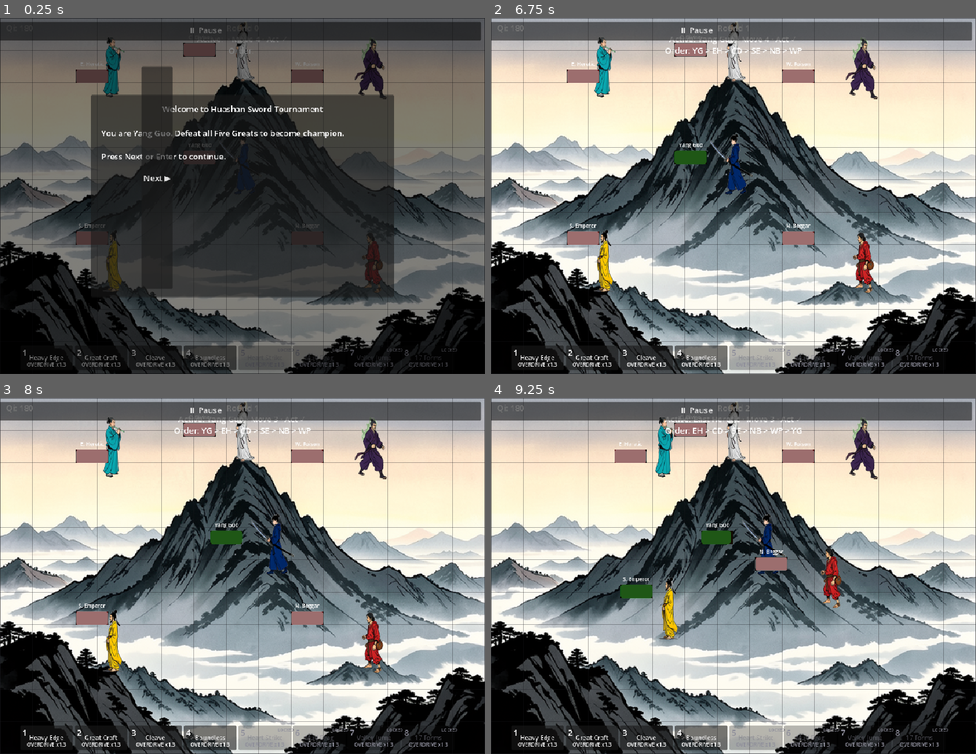
Above: before the commit, frames 1-4 (two rows, left to right).
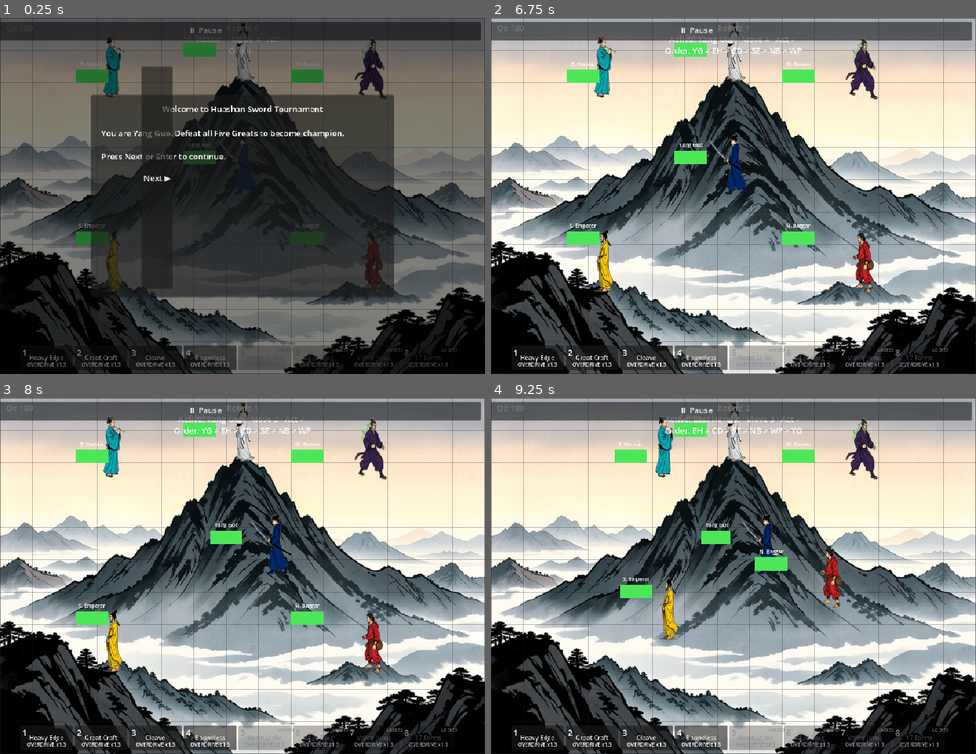
Above: after the commit, the same moments.

Repository: linxuhao/jinyong-heroes
Game: Godot game, scene res://scenes/main.tscn
Two runs of this game, one before a commit and one after it. Both use one fixed random seed, a clock stepped at 60 frames per second and the inputs below. Sound files missing from this copy of the repository are replaced by a short silence.
Inputs (mouse positions are in pixels of both pictures, inside the frame that each line leads up to):
- Up to frame 1 (0.25 s): no input
- Up to frame 2 (6.75 s): click "Next ▶" at 0.5 s; click "Next ▶" at 1.25 s; click "Heavy Edge" at 2 s; click "Great Craft" at 2.75 s; click "Cleave" at 3.5 s; click "Boundless" at 4.25 s; click "⏸ Pause" at 5 s; click "▶ Unpause" at 5.75 s; click "Skip Tutorial" at 6.5 s
- Up to frame 3 (8 s): tap Enter (tutorial_next) at 7.25 s; move the mouse to (349, 558) at 7.27 s; hold D (move_right) from 7.28 s (still down); hold J (basic_attack) from 7.28 s (still down); click (349, 558) at 7.42 s
- Up to frame 4 (9.25 s): release D (move_right) at 8 s; release J (basic_attack) at 8 s; tap Space (end_turn) at 8 s; drag from (636, 593) to (709, 647) at 8.02 s; move the mouse to (782, 497) at 8.77 s; hold D (move_right) from 8.78 s (still down); hold Enter (tutorial_next) from 8.78 s (still down)

The runs differ from the first frame. In frame 1, 0.9% of the frame differs, in the area x 15-67%, y 6-64%; in frame 2, 1.5%; in frame 3, 1.5%; in frame 4, 1.5%.

Commit message:
dpe_game/t_impl: fix_hp_bar_fill_and_label [jinyong-ux] (1 file(s))

Diff:
--- a/scripts/ui/health_bar.gd
+++ b/scripts/ui/health_bar.gd
@@ -1,6 +1,19 @@
 ## HealthBar — Floating health bar that follows a character's world position
 ## and displays HP with color-coded status (green/yellow/red).
 extends Control
+
+# ---------------------------------------------------------------------------
+# Fill / track color constants
+# ---------------------------------------------------------------------------
+# The fill is a dedicated StyleBoxFlat override recolored per HP band; the
+# track background stays constant (_TRACK_BG) so the bar reads as a bar at
+# any fill level. The whole-node modulate is never used: it would tint the
+# track, border, and fill together, hiding the fill-length change on damage.
+
+const _FILL_GREEN := Color(0.3, 0.9, 0.35)
+const _FILL_YELLOW := Color(0.95, 0.85, 0.2)
+const _FILL_RED := Color(0.9, 0.25, 0.2)
+const _TRACK_BG := Color(0.15, 0.15, 0.17)
 
 # ---------------------------------------------------------------------------
 # State
@@ -26,6 +39,17 @@
 ## grows by the clamp offset when pinned to a viewport edge. Computed inside
 ## follow_character(), BEFORE the clamp lines.
 var follow_delta: float = 0.0
+
+## Current fill color — the bg_color of the dedicated fill stylebox, written
+## by update_health() per HP band. Exposed so the playtest surface can assert
+## the fill is bright green at full HP (e.g. 'fill_color.g > 0.5 and
+## fill_color.g > fill_color.r') — Color members are readable in the harness.
+var fill_color: Color = _FILL_GREEN
+
+## The dedicated "fill" stylebox of the bar. Created once in setup(); its
+## bg_color is the only thing update_health() recolors. Null until setup runs
+## (all write sites guard on it).
+var _fill_sb: StyleBoxFlat = null
 
 # ---------------------------------------------------------------------------
 # Node references
@@ -59,18 +83,24 @@
 		bar.max_value = max_hp
 		bar.value = max_hp
 		bar_width = bar.size.x
-		# Dark-red background stylebox so the bar reads as a health bar even at
-		# low fill; the 1px dark border keeps it visible against the backdrop.
-		# Fill color stays driven by the existing green/yellow/red modulate
-		# logic in update_health() — no fill stylebox override.
+		# Neutral dark track background (assigned once here, never recolored
+		# afterwards — the track stays constant). The 1px dark border keeps
+		# the bar visible against the backdrop at any fill level.
 		var sb := StyleBoxFlat.new()
-		sb.bg_color = Color(0.35, 0.05, 0.05)
+		sb.bg_color = _TRACK_BG
 		sb.border_width_left = 1
 		sb.border_width_top = 1
 		sb.border_width_right = 1
 		sb.border_width_bottom = 1
 		sb.border_color = Color(0.05, 0.05, 0.05)
 		bar.add_theme_stylebox_override("background", sb)
+		# Dedicated fill stylebox: recolored by update_health() per HP band.
+		# No border widths on the fill (a border around only the filled
+		# region looks broken).
+		_fill_sb = StyleBoxFlat.new()
+		_fill_sb.bg_color = _FILL_GREEN
+		bar.add_theme_stylebox_override("fill", _fill_sb)
+		fill_color = _FILL_GREEN
 
 	var label: Label = _name_label
 	if label == null:
@@ -103,12 +133,18 @@
 	var ratio: float = float(current) / float(max_hp) if max_hp > 0 else 0.0
 	_last_ratio = ratio
 
-	if ratio > 0.5:
-		_bar.modulate = Color(0.2, 0.8, 0.2)   # green
-	elif ratio > 0.25:
-		_bar.modulate = Color(0.8, 0.8, 0.2)   # yellow
-	else:
-		_bar.modulate = Color(0.8, 0.2, 0.2)   # red
+	# Recolor the dedicated fill stylebox per HP band. The track background is
+	# untouched (stays _TRACK_BG); never modulate the whole bar — that would
+	# tint the track and border too, hiding the fill-length change on damage.
+	if _fill_sb != null:
+		if ratio > 0.5:
+			_fill_sb.bg_color = _FILL_GREEN
+		elif ratio > 0.25:
+			_fill_sb.bg_color = _FILL_YELLOW
+		else:
+			_fill_sb.bg_color = _FILL_RED
+		fill_color = _fill_sb.bg_color
+		_bar.queue_redraw()
 
 
 ## Called every frame from HUD._process(). Follows the character's world
